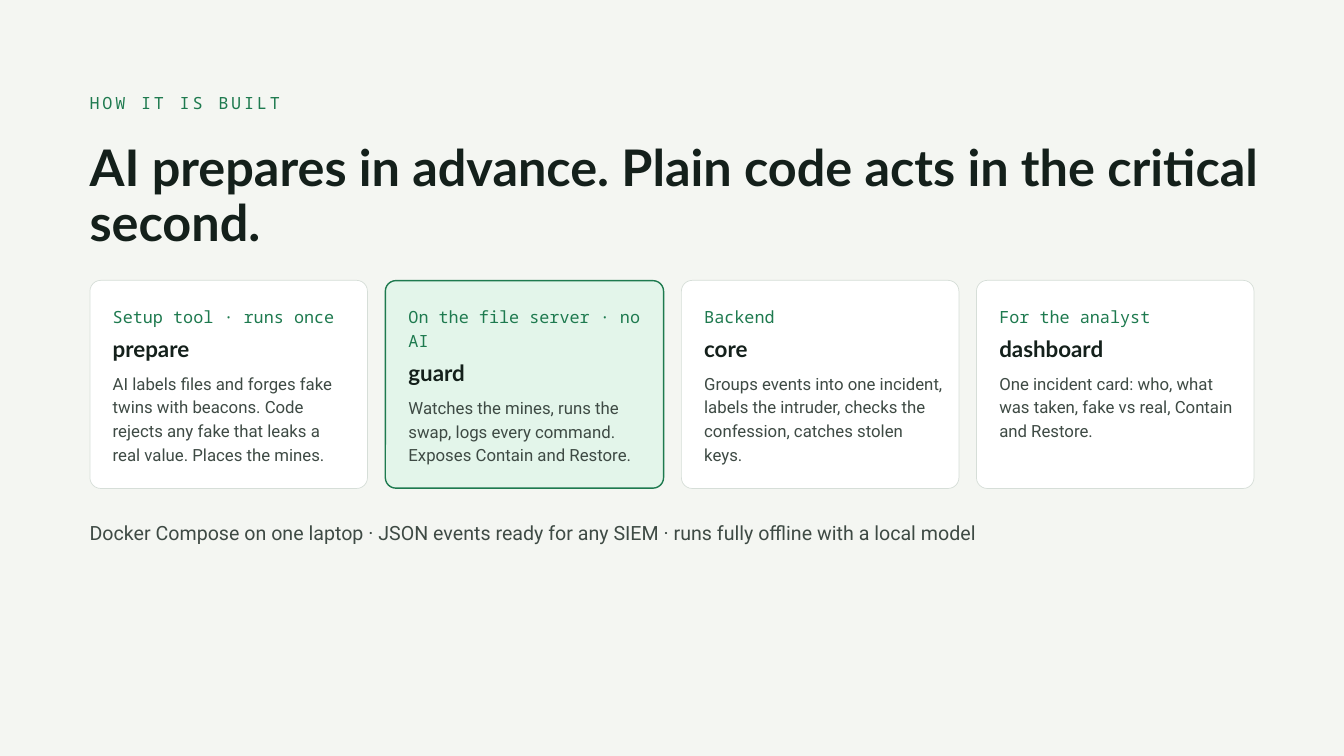
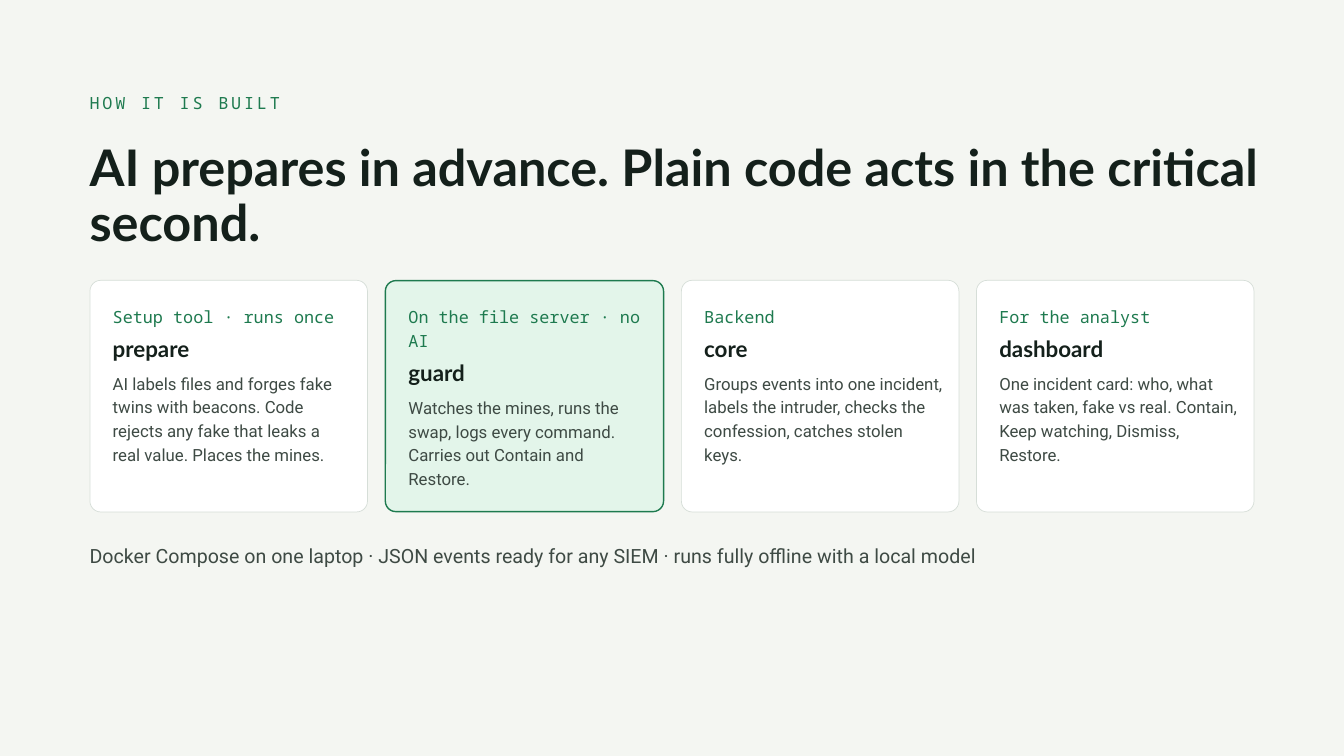
Before and after one commit to gaiaderrico/secure-horizons-team7, a slide deck: slide 4 of docs/pitch/MIRAGE_pitch_5min.pptx. Drawn at 1344x756 pixels with LibreOffice and Linux fonts; fonts in the diff are those of the drawing. Boxes give left, top, right and bottom in pixels: in the first picture for what was removed or moved away, otherwise in the second. Text is boxed around its words. In the diff, an @@ line names an element or a change of style, - is before the commit and + after.

Commit message:
Pitch: analyst card slide

```diff
--- a/docs/pitch/MIRAGE_pitch_5min.pptx
+++ b/docs/pitch/MIRAGE_pitch_5min.pptx
@@ rounded rectangle: place and size @@
-rounded rectangle at [90, 280, 367, 489]
+rounded rectangle at [90, 280, 367, 512]
@@ rounded rectangle: place and size @@
-rounded rectangle at [385, 280, 663, 488]
+rounded rectangle at [385, 280, 663, 511]
@@ rounded rectangle: place and size @@
-rounded rectangle at [682, 280, 959, 489]
+rounded rectangle at [682, 280, 959, 512]
@@ proportions changed in 4 elements at [90, 280, 367, 512], [385, 280, 663, 511], [682, 280, 959, 512], [977, 280, 1254, 512] @@
@@ rounded rectangle: place and size @@
-rounded rectangle at [977, 280, 1254, 489]
+rounded rectangle at [977, 280, 1254, 512]
@@ text at [999, 377, 1237, 461]: text changed @@
-One incident card: who, what was taken, fake vs real, Contain and Restore.
+One incident card: who, what was taken, fake vs real. Contain, Keep watching, Dismiss, Restore.
@@ text at [408, 401, 619, 485]: text changed @@
-Watches the mines, runs the swap, logs every command. Exposes Contain and Restore.
+Watches the mines, runs the swap, logs every command. Carries out Contain and Restore.
@@ text "Docker Compose on one laptop ...": place and size @@
-text "Docker Compose on one laptop ..." at [90, 525, 976, 544]
+text "Docker Compose on one laptop ..." at [90, 548, 976, 567]
```
Also in this commit, not shown: 4 other slides changed, 1 slide removed.
